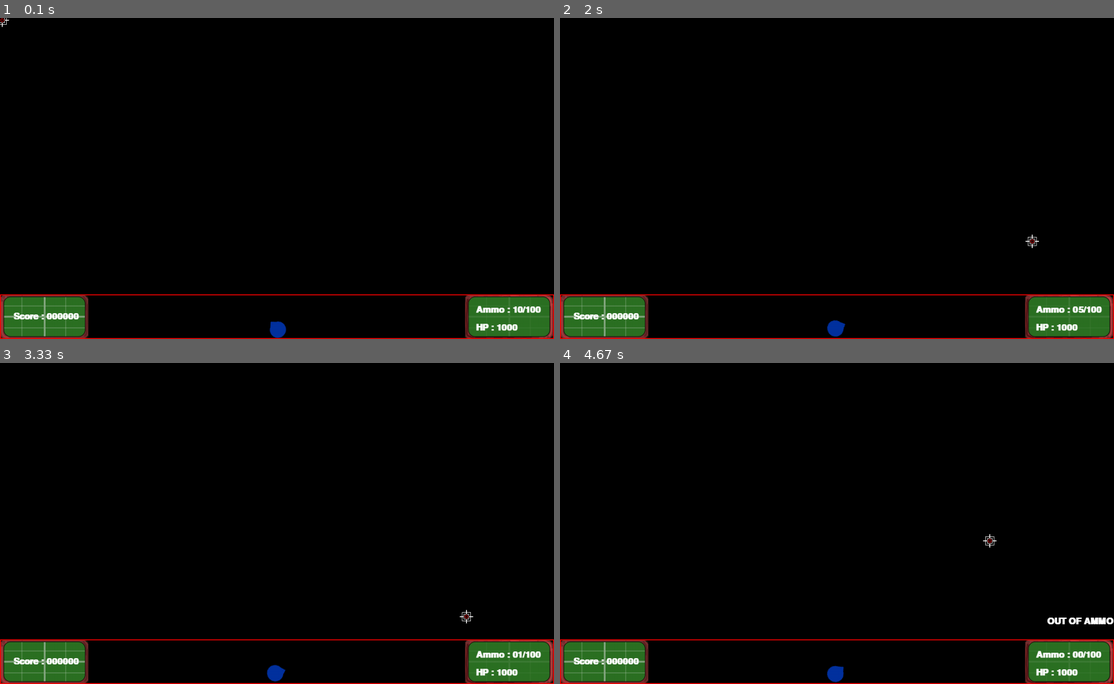
Above: before the commit, frames 1-4 (two rows, left to right).
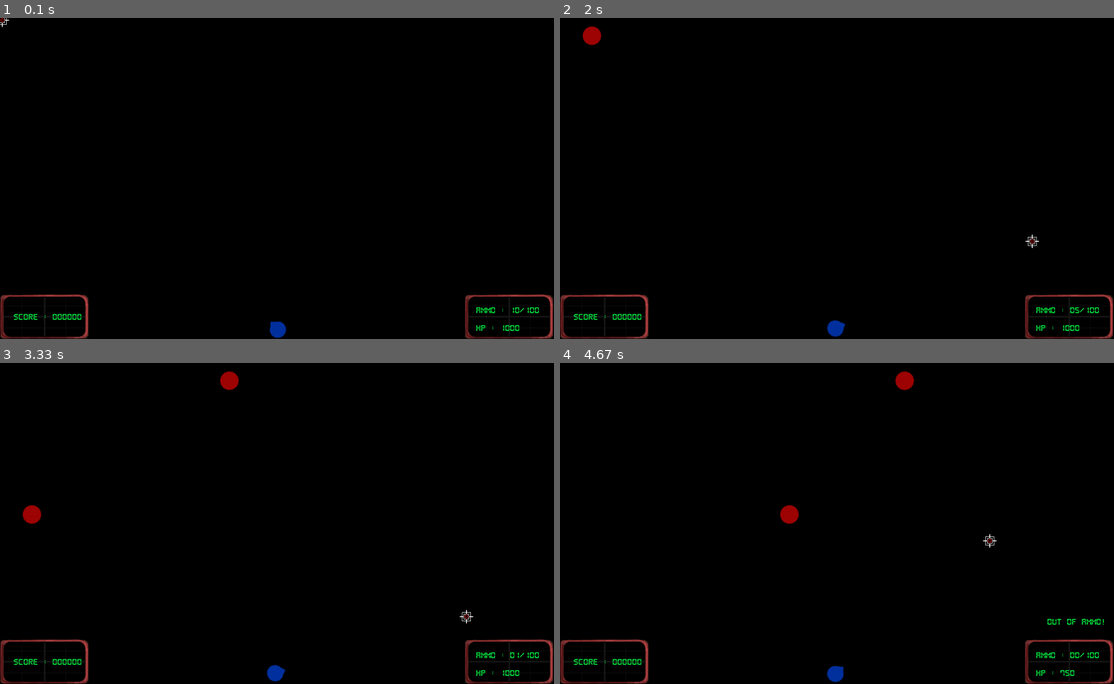
Above: after the commit, the same moments.

Repository: fanagiannis/DECK-COMMANDER
Game: pygame game, started from Game.py
Same seed, same stepped clock (60 frames per second), same inputs: the game is played once before the commit and once after it.
Inputs (mouse positions are in pixels of both pictures, inside the frame that each line leads up to):
- Up to frame 1 (0.1 s): no input
- Up to frame 2 (2 s): click (837, 178) at 0.38 s; click (1030, 217) at 0.72 s; click (626, 75) at 1.05 s; click (632, 223) at 1.38 s; click (1030, 242) at 1.72 s
- Up to frame 3 (3.33 s): press the mouse at (33, 388) at 2.03 s; move the mouse to (88, 517) at 2.13 s; release the mouse at (144, 645) at 2.27 s; click (83, 436) at 2.38 s; click (121, 545) at 2.72 s; click (465, 616) at 3.05 s
- Up to frame 4 (4.67 s): press the mouse at (787, 388) at 3.37 s; move the mouse to (720, 446) at 3.47 s; release the mouse at (654, 501) at 3.6 s; click (1036, 423) at 3.72 s; click (654, 475) at 4.05 s; click (992, 539) at 4.38 s

The runs differ from the first frame. In frame 1, 4.5% of the frame differs, in the area x 0-100%, y 86-100%; in frame 2, 4.7%; in frame 3, 4.9%; in frame 4, 5.1%, in the area x 0-100%, y 2-100%.

Commit message:
DECK COMMANDER V0.2 VISUAL AND SOUND

Diff:
--- a/Constants.py
+++ b/Constants.py
@@ -15,6 +15,7 @@
 LINK_ASSETS_BACKGROUND="assets\\background.png"
 LINK_ASSETS_SCREEN="assets\\Screen.png"
 LINK_ASSETS_SCREEN2="assets\\Screen2.png"
+LINK_ASSETS_SCREEN3="assets\\Screen3.png"
 
    #+++++DISPLAY+++++
 
@@ -29,6 +30,7 @@
 COLOR_GREY=pygame.Color(128,128,128)
 COLOR_RED=pygame.Color(255,0,0)
 COLOR_YELLOW=pygame.Color(255,255,0)
+COLOR_GREEN=pygame.Color(5, 242, 68)
 
 GAME_CLOCK=pygame.time.Clock()
-FPS=60
+FPS=45
--- a/Game.py
+++ b/Game.py
@@ -12,14 +12,15 @@
 
 from Variables import *
 from Constants import *
-from Sound_effects import reload_sound
+from Sound_effects import reload_sound,shooting_sound,explosion_sound
 
 pygame.init()
 
 pygame.display.set_caption("DECK COMMANDER V0.1")
 
 #+++++FONT+++++
-FONT=pygame.font.SysFont(None,30,bold=True)
+FONT_BASIC=pygame.font.Font("C:\\Users\\GIANNIS\\OneDrive\\Υπολογιστής\\pixel_lcd_7.ttf",15)
+FONT_GAME_OVER=pygame.font.Font("C:\\Users\\GIANNIS\\OneDrive\\Υπολογιστής\\pixel_lcd_7.ttf",40)
 
 #+++++FUNCTIONS++++++
 def get_mousepos():
@@ -31,8 +32,8 @@
 def screen_effect(color):
     DISPLAY_WINDOW.fill(color)
 
-def message(text,text_color,text_pos):
-    display_text=FONT.render(text,True,text_color)
+def message(text,text_color,text_pos,font):
+    display_text=font.render(text,True,text_color)
     DISPLAY_WINDOW.blit(display_text,text_pos)
     pass
 
@@ -43,13 +44,13 @@
 def game_init():
     pygame.mouse.set_visible(False)
 
-def ref_rect():
+def screens():
     #pygame.draw.rect(DISPLAY_WINDOW,COLOR_YELLOW,(DISPLAY_WIDTH-200,DISPLAY_HEIGHT-100,DISPLAY_WIDTH,DISPLAY_HEIGHT)) #AMMO/HP SCREEN
     SCREEN1=pygame.image.load(LINK_ASSETS_SCREEN)
-    SCREEN2=pygame.image.load(LINK_ASSETS_SCREEN2)
+    SCREEN2=pygame.image.load(LINK_ASSETS_SCREEN3)
     DISPLAY_WINDOW.blit(SCREEN2,(DISPLAY_WIDTH-200,DISPLAY_HEIGHT-100))
     #pygame.draw.rect(DISPLAY_WINDOW,COLOR_YELLOW,(0,DISPLAY_HEIGHT-100,200,DISPLAY_HEIGHT)) #SCORE SCREEN
-    DISPLAY_WINDOW.blit(SCREEN1,(0,DISPLAY_HEIGHT-100))
+    DISPLAY_WINDOW.blit(SCREEN2,(0,DISPLAY_HEIGHT-100))
 
 def spawner():
 
@@ -67,25 +68,30 @@
         Target_spawn.group.draw(DISPLAY_WINDOW)
     else:
         Target_spawn.group.empty()
-        message(game_over_message_text,COLOR_WHITE,game_over_message_pos)
+        message(game_over_message_text,COLOR_GREEN,game_over_message_pos,FONT_GAME_OVER)
 
     DISPLAY_WINDOW.blit(ADS.image,ADS.rect) #Aim Spawn
     DISPLAY_WINDOW.blit(P.image_rotated,P.rect_rotated) #PlayerSpawn
 
-    message(score_message_text,COLOR_WHITE,score_message_pos)
-    message(lives_message_text,COLOR_WHITE,lives_message_pos)
-    message(ammo_message_text,COLOR_WHITE,ammo_message_pos)
+    #SCREENS
+
+    screens()
+
+    message(score_message_text,COLOR_GREEN,score_message_pos,FONT_BASIC)
+    message(lives_message_text,COLOR_GREEN,lives_message_pos,FONT_BASIC)
+    message(ammo_message_text,COLOR_GREEN,ammo_message_pos,FONT_BASIC)
 
     #RELOAD
 
     if P.ammo<1:
-        message(ammo_no_message_text,COLOR_WHITE,ammo_no_message_pos)
+        message(ammo_no_message_text,COLOR_GREEN,ammo_no_message_pos,FONT_BASIC)
 
     #PLAYER HP
 
     if hitbox.dead==False:
         Ally_Hit=pygame.sprite.spritecollide(hitbox,Target_spawn.group,True)
         if Ally_Hit:
+            explosion_sound.play()
             hitbox.hp-=Target_Damage
         pass
 
@@ -96,9 +102,10 @@
             P.update()
     else:
         ADS.repair()
+
     P.reload()
     ADS.update()
-    #Target_spawn.update()
+    Target_spawn.update()
     hitbox.update()
 
 def fire():
@@ -111,6 +118,7 @@
                 hit=pygame.sprite.spritecollide(ADS,Target_spawn.group,True)
                 if hit:
                     P.score+=100
+                shooting_sound.play()
                 P.ammo-=1
                 ADS.Fired=False
 
@@ -141,12 +149,10 @@
 while True:
 
     DISPLAY_WINDOW.fill(COLOR_BLACK)
-    #background(LINK_ASSETS_BACKGROUND)
 
     for event in pygame.event.get():
         eventhandler()
 
-    ref_rect()
     spawner()
 
     pygame.display.update()
--- a/Hitbox.py
+++ b/Hitbox.py
@@ -40,5 +40,5 @@
     def update(self):
         self.check_if_dead()
         self.repair()
-        pygame.draw.rect(DISPLAY_WINDOW,COLOR_RED,self.rect,2)
-        pygame.display.flip()
+        #pygame.draw.rect(DISPLAY_WINDOW,COLOR_RED,self.rect,2)
+        #pygame.display.flip()
--- a/Sound_effects.py
+++ b/Sound_effects.py
@@ -1,4 +1,6 @@
 import pygame
 
 pygame.mixer.init()
-reload_sound=pygame.mixer.Sound("H:\\My Drive\\Drive fanagiannis\\ΠΜΣ\\ΜΑΘΗΜΑΤΑ\\DECK COMMANDER\\Sounds\\Reload.wav")
+reload_sound=pygame.mixer.Sound("Sounds\\Reload.wav")
+shooting_sound=pygame.mixer.Sound("Sounds\\Shoot.wav")
+explosion_sound=pygame.mixer.Sound("Sounds\\Explosion.wav")
Binary file added: Fonts/pixel_lcd7/pixel_lcd-7_screen.png
Not shown, added: Fonts/pixel_lcd7/readme.txt
Binary file added: Fonts/pixel_lcd_7.ttf
Binary file added: assets/Screen3.png
Not shown, added: Fonts/pixel_lcd7.zip
Not shown, added: Photoshop/Screen.psd
Not shown, added: Sounds/Explosion.wav
Not shown, added: Sounds/Shoot.aiff
Not shown, added: Sounds/Shoot.wav
